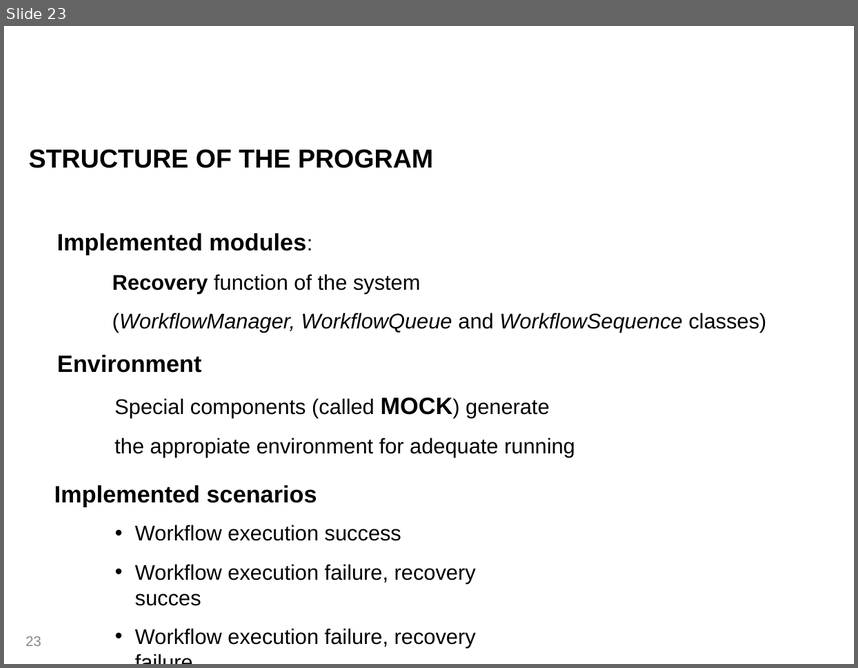
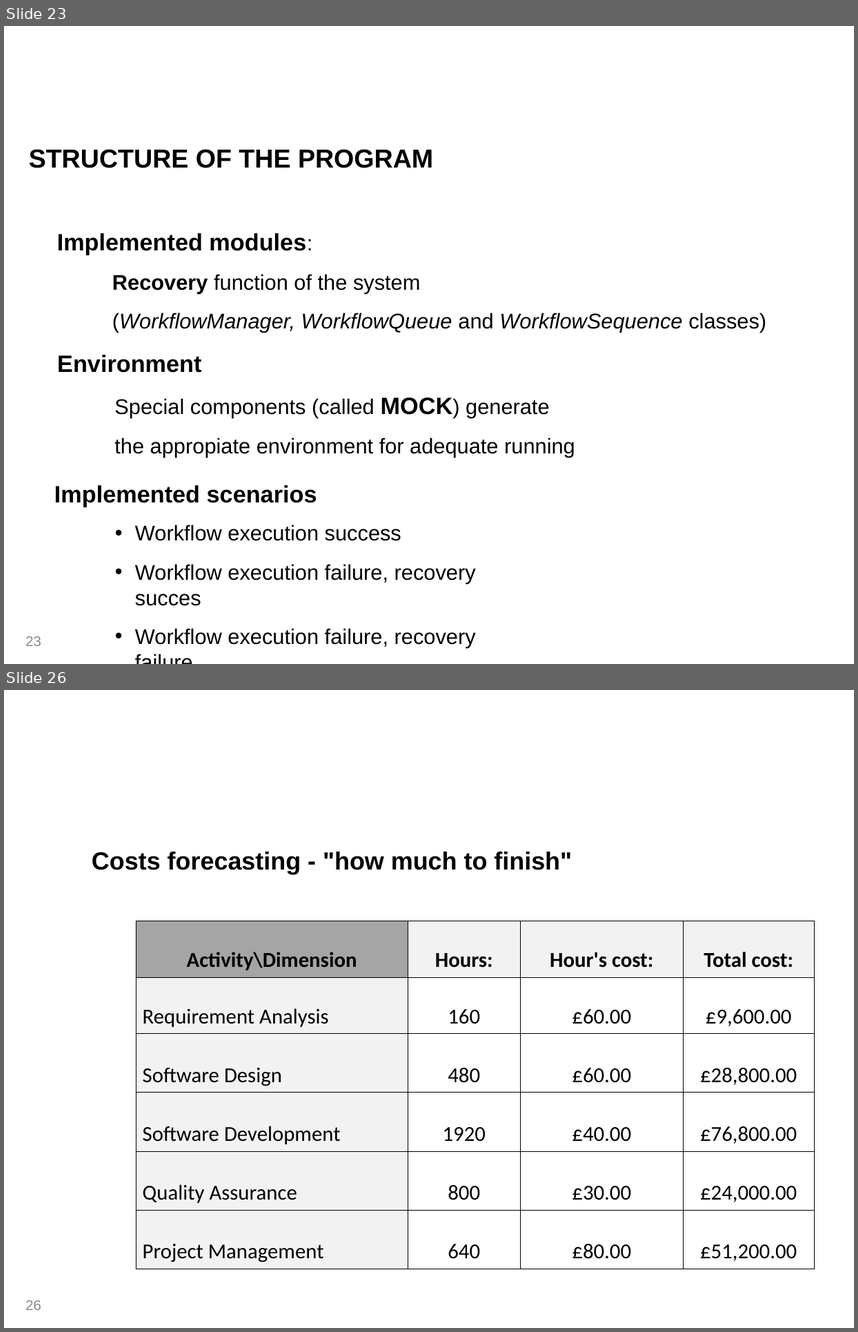
Before and after one commit to MissNanLankwtosh/mateuszgolabc, a slide deck: Presentation/Group Presentation.ppt. Shown one above the other, each under a label of ours: slide 23 before the commit, slides 23 and 26 after it; the slides between them are not shown. The pictures are 858x668 and 858x1332 pixels, drawn with LibreOffice and Linux fonts; fonts in the diff are those of the drawing; background and template pictures are left out. Boxes give left, top, right and bottom in pixels: in the first picture for what was removed or moved away, otherwise in the second. Text is boxed around its words. In the diff, an @@ line names an element or a change of style, - is before the commit and + after.

```diff
--- a/Presentation/Group Presentation.ppt
+++ b/Presentation/Group Presentation.ppt
@@ slide 26 added at [4,690,854,1328], background picture (left out) @@
@@ title added at [18,702,408,808], 30 pt, text #FFFFFF @@
+Costs
@@ text added at [92,851,572,874], 21 pt, text #000000, bold @@
+Costs forecasting - "how much to finish"
@@ table added at [136,920,813,1268], 6 rows, 4 columns @@
+Activity\Dimension | Hours: | Hour's cost: | Total cost:
+Requirement Analysis | 160 | £60.00 | £9,600.00
+Software Design | 480 | £60.00 | £28,800.00
+Software Development | 1920 | £40.00 | £76,800.00
+Quality Assurance | 800 | £30.00 | £24,000.00
+Project Management | 640 | £80.00 | £51,200.00
@@ page number added at [25,1300,41,1310], 12 pt, text #898989 @@
+26
```
Also in this commit, not shown: 1 slide changed, 2 other slides added, 3 slides removed.
